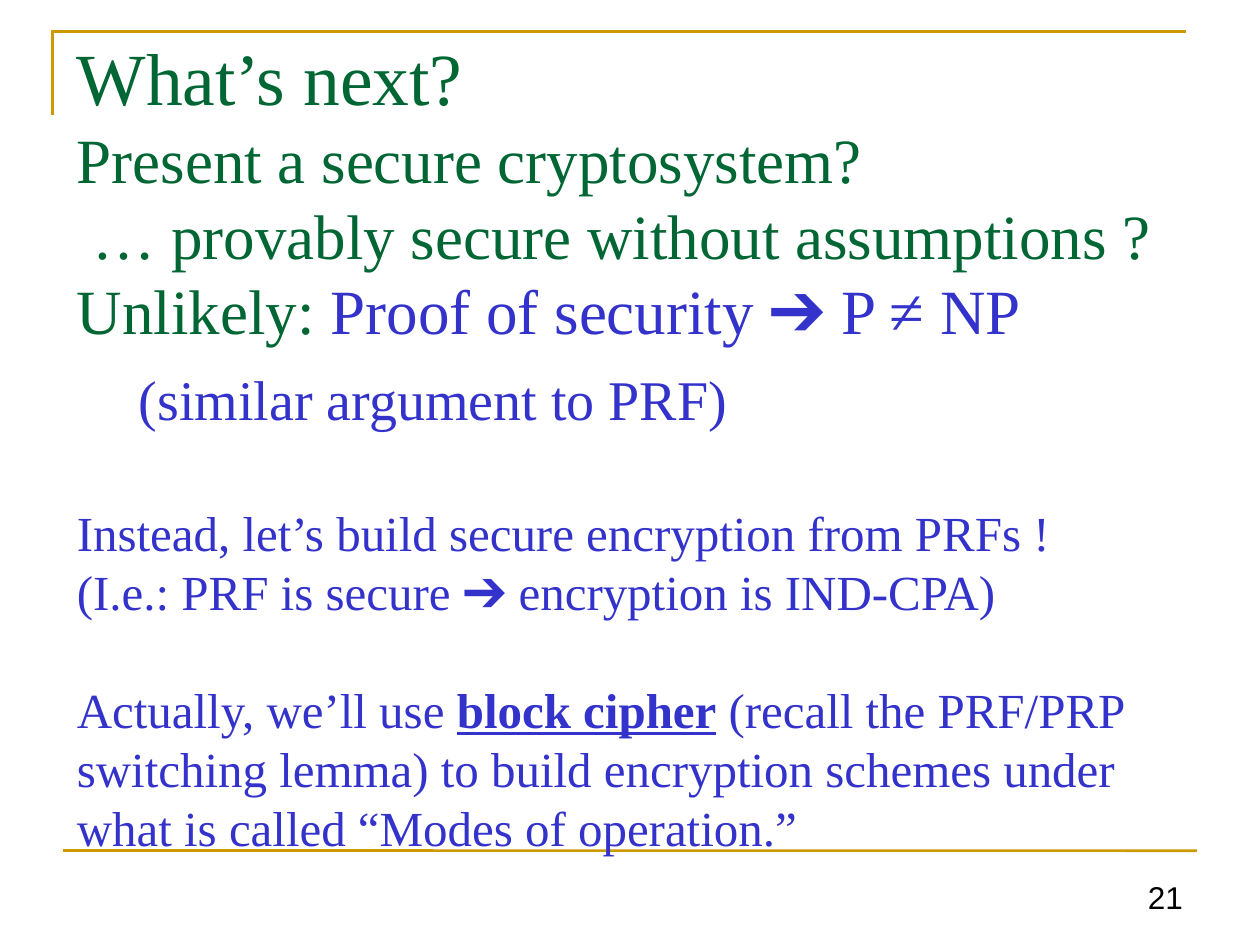
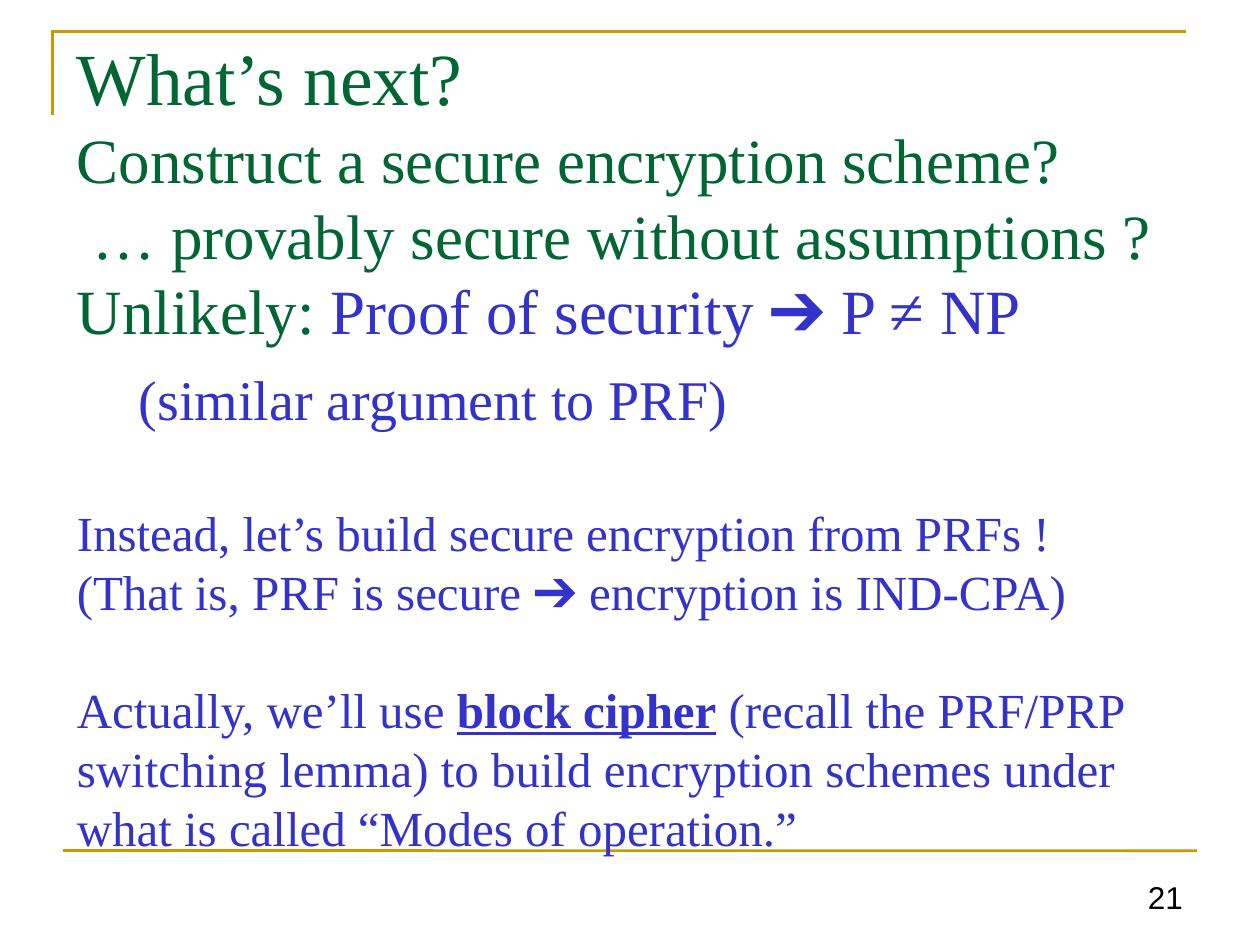
Before and after one commit to GhadaAlmashaqbeh/GhadaAlmashaqbeh.github.io, a slide deck: slide 21 of courses/cse3400-f2026/lecture4.pptx. Drawn at 1260x945 pixels with LibreOffice and Linux fonts; fonts in the diff are those of the drawing. Boxes give left, top, right and bottom in pixels: in the first picture for what was removed or moved away, otherwise in the second. Text is boxed around its words. In the diff, an @@ line names an element or a change of style, - is before the commit and + after.

```diff
--- a/courses/cse3400-f2026/lecture4.pptx
+++ b/courses/cse3400-f2026/lecture4.pptx
@@ title at <box>77,54,1126,855</box>: text changed @@
-What’s next?
-Present a secure cryptosystem?
-… provably secure without assumptions ?
-Unlikely: Proof of security ➔ P ≠ NP
-(similar argument to PRF)
-Instead, let’s build secure encryption from PRFs !
-(I.e.: PRF is secure ➔ encryption is IND-CPA)
-Actually, we’ll use block cipher (recall the PRF/PRP switching lemma) to build encryption schemes under what is called “Modes of operation.”
+What’s next?
+Construct a secure encryption scheme?
+… provably secure without assumptions ?
+Unlikely: Proof of security ➔ P ≠ NP
+(similar argument to PRF)
+Instead, let’s build secure encryption from PRFs !
+(That is, PRF is secure ➔ encryption is IND-CPA)
+Actually, we’ll use block cipher (recall the PRF/PRP switching lemma) to build encryption schemes under what is called “Modes of operation.”
```
Also in this commit, not shown: 14 other slides changed, 4 other files.
